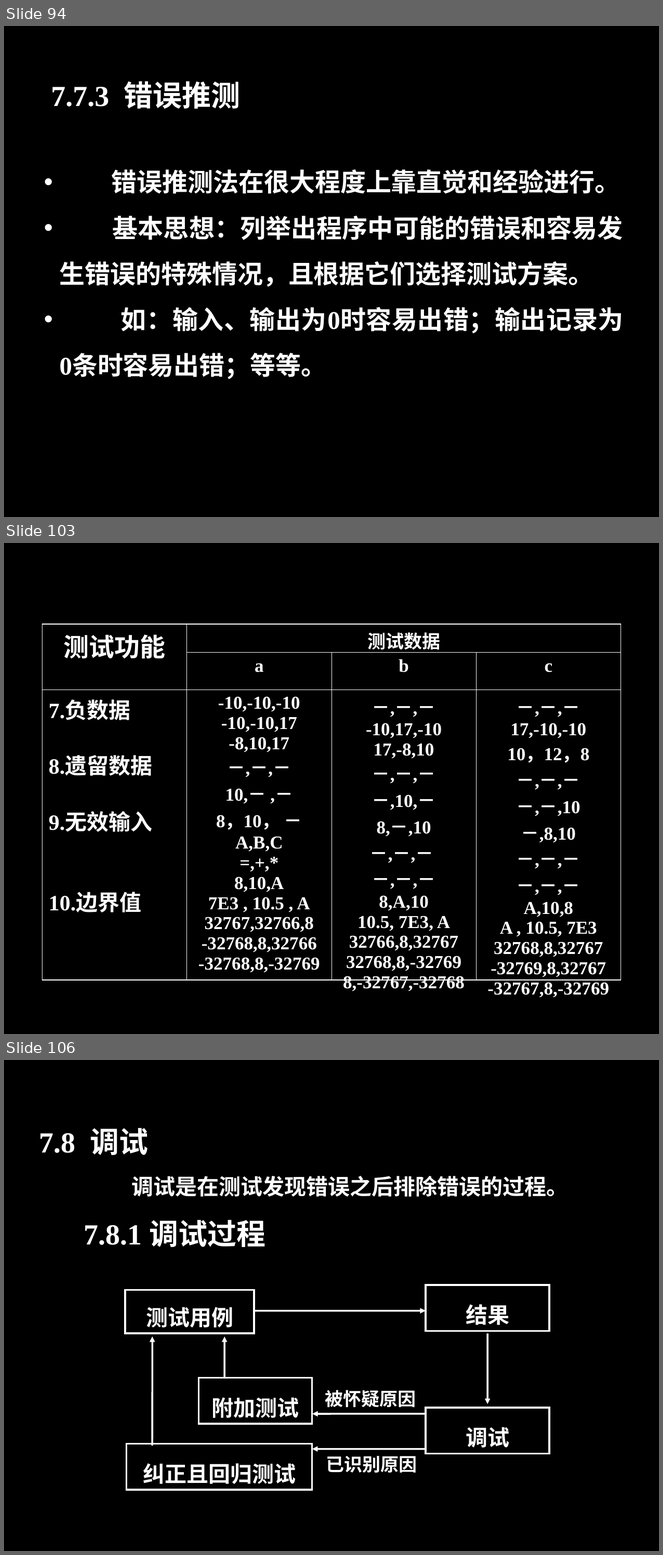
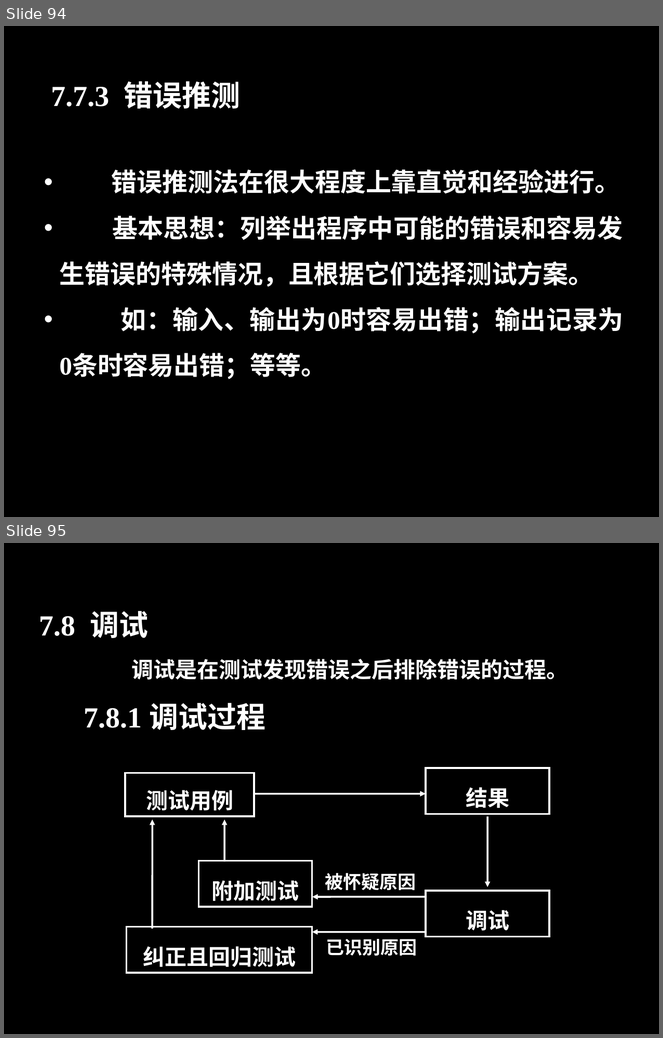
Before and after one commit to zucccxy/project, a slide deck: 翻转课堂PPT.ppt. Shown one above the other, each under a label of ours: slides 94, 103 and 106 before the commit, slides 94 and 95 after it; the slides between them are not shown. The pictures are 663x1555 and 663x1038 pixels, drawn with LibreOffice and Linux fonts; fonts in the diff are those of the drawing; background and template pictures are left out. Boxes give left, top, right and bottom in pixels: in the first picture for what was removed or moved away, otherwise in the second. Text is boxed around its words. In the diff, an @@ line names an element or a change of style, - is before the commit and + after.

```diff
--- a/翻转课堂PPT.ppt
+++ b/翻转课堂PPT.ppt
@@ slide 103 removed at bbox=[4, 543, 659, 1034], background #000000 @@
@@ table removed at bbox=[42, 624, 621, 1000], 3 rows, 4 columns @@
-测试功能 | 测试数据 |  | 
- | a | b | c
-7.负数据 / 8.遗留数据 / 9.无效输入 / 10.边界值 | -10,-10,-10 / -10,-10,17 / -8,10,17 / －,－,－ / 10,－ ,－ / 8，10， － / A,B,C / =,+,* / 8,10,A / 7E3 , 10.5 , A / 32767,32766,8 / -32768,8,32766 / -32768,8,-32769 | －,－,－ / -10,17,-10 / 17,-8,10 / －,－,－ / －,10,－ / 8,－,10 / －,－,－ / －,－,－ / 8,A,10 / 10.5, 7E3, A / 32766,8,32767 / 32768,8,-32769 / 8,-32767,-32768 | －,－,－ / 17,-10,-10 / 10，12，8 / －,－,－ / －,－,10 / －,8,10 / －,－,－ / －,－,－ / A,10,8 / A , 10.5, 7E3 / 32768,8,32767 / -32769,8,32767 / -32767,8,-32769
@@ what was slide 106 is now slide 95 @@
```
Also in this commit, not shown: 3 slides changed, 11 other slides removed.
